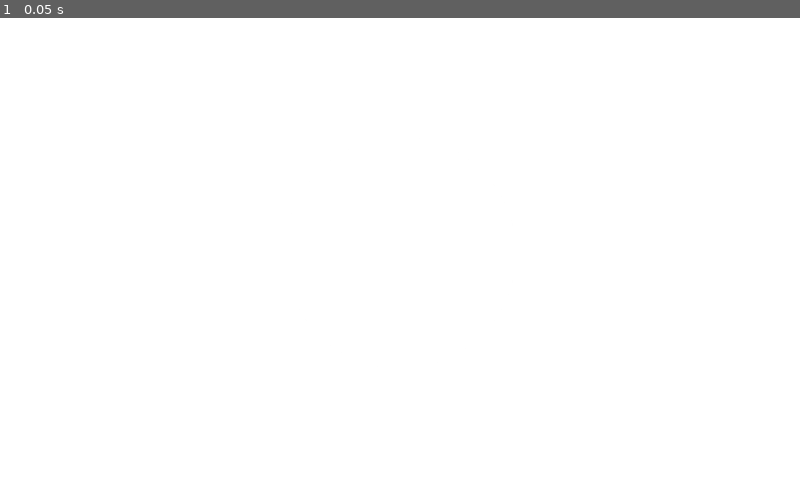
Above: before the commit, frame 1.
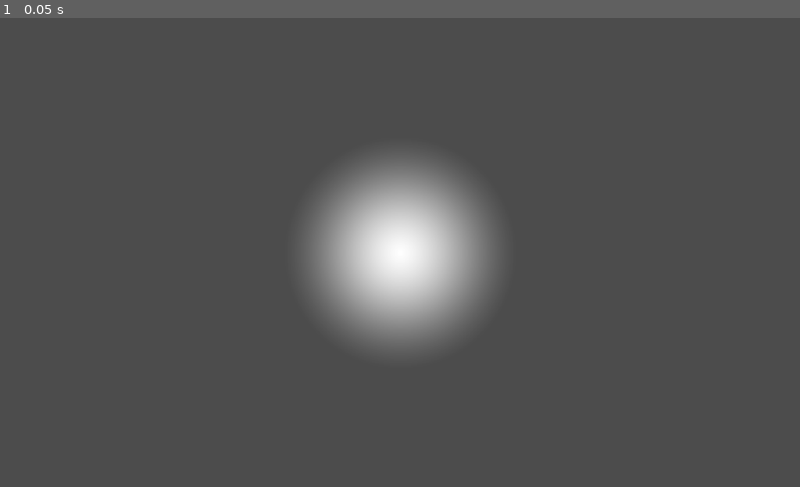
Above: after the commit, the same moment.

Repository: snowbillr/toy-controller
Game: Godot game, scene res://Main.tscn
The game is run twice, just before and just after one commit, with the same random seed, the same clock (stepped at 60 frames per second) and the same inputs.
Inputs:
- Up to frame 1 (0.05 s): no input

The runs differ from the first frame. In frame 1, 100% of the frame differs, in the area x 0-100%, y 0-100%.

Commit message:
basic cursor movement

Diff:
--- a/Main.gd
+++ b/Main.gd
@@ -3,6 +3,7 @@
 onready var audio_stream_player: AudioStreamPlayer = $AudioStreamPlayer
 onready var icon: Sprite = $Icon
 onready var screen_flash: ColorRect = $ScreenFlash
+onready var cursor: Sprite = $Cursor
 
 var soundpacks = {
 	ButtonType.X: preload("res://assets/sound_packs/x.tres"),
@@ -17,6 +18,7 @@
 
 func _process(delta):
 	var velocity = Input.get_vector("move_left", "move_right", "move_up", "move_down")
+	cursor.position += velocity * 15
 
 	var button_type = null
 
--- a/project.godot
+++ b/project.godot
@@ -94,5 +94,4 @@
 [rendering]
 
 quality/driver/driver_name="GLES2"
-environment/default_clear_color=Color( 1, 1, 1, 1 )
 environment/default_environment="res://default_env.tres"
